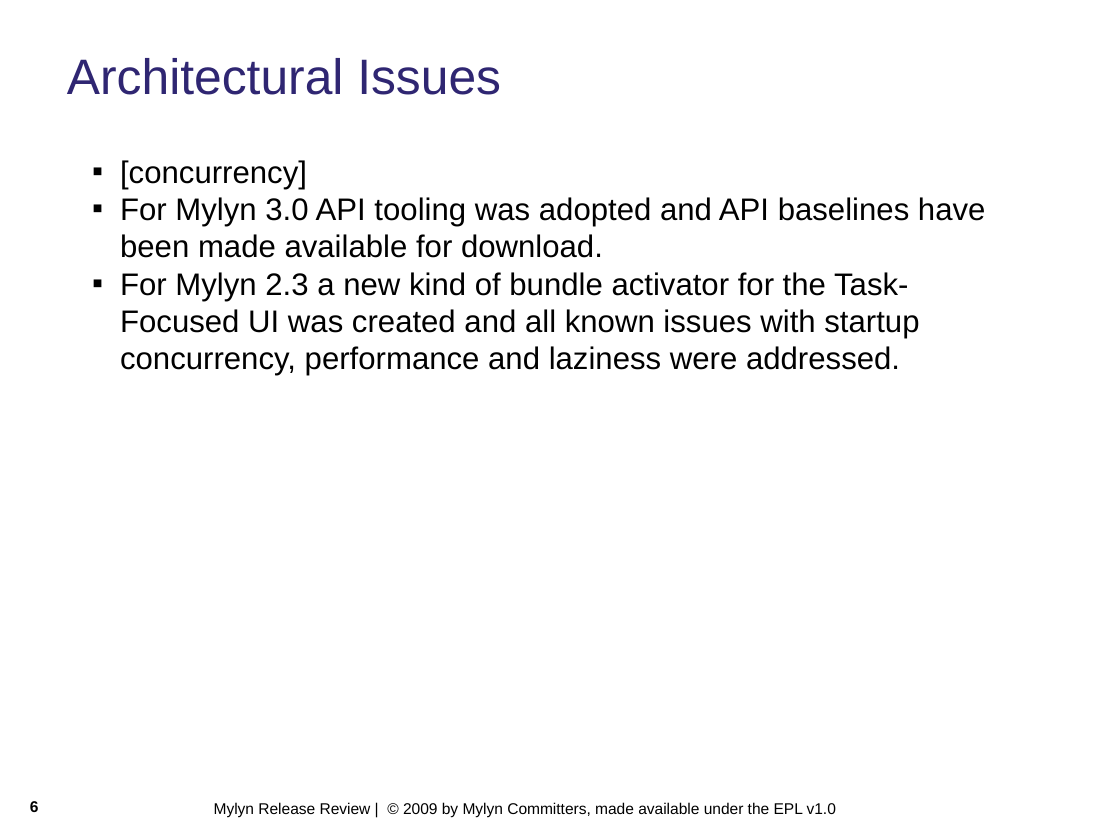
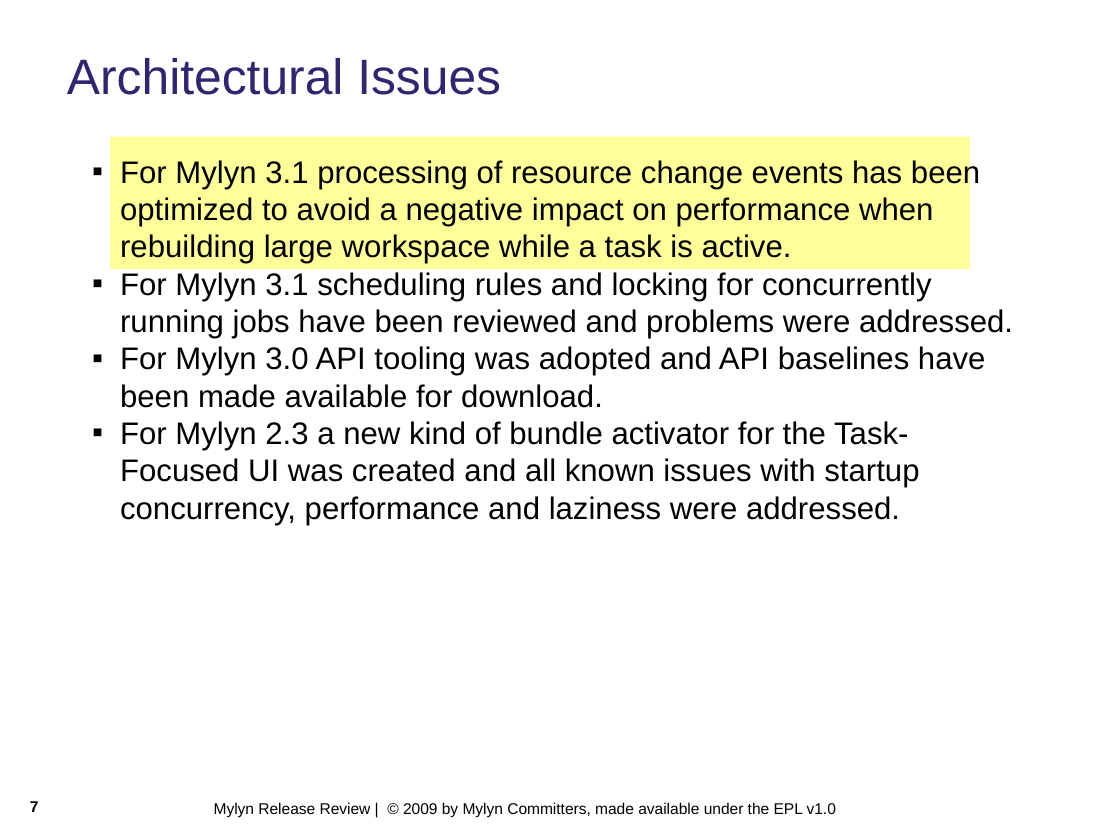
Before and after one commit to eclipse-mylyn/mylyn-website, a slide deck: slide 7 of publications/2009-03-mylyn-3.1-release-review.ppt (slide 6 before the commit). Drawn at 1120x840 pixels with LibreOffice and Linux fonts; fonts in the diff are those of the drawing; background and template pictures are left out. Boxes give left, top, right and bottom in pixels: in the first picture for what was removed or moved away, otherwise in the second. Text is boxed around its words. In the diff, an @@ line names an element or a change of style, - is before the commit and + after.

Commit message:
NEW - bug 263860: prepare Mylyn 3.1 release review https://bugs.eclipse.org/bugs/show_bug.cgi?id=263860

```diff
--- a/publications/2009-03-mylyn-3.1-release-review.ppt
+++ b/publications/2009-03-mylyn-3.1-release-review.ppt
@@ rectangle added at [110, 137, 970, 269], fill #FFFF99 @@
@@ text at [120, 158, 1013, 338]: text changed @@
-▪ [concurrency]
+▪ For Mylyn 3.1 processing of resource change events has been optimized to avoid a negative impact on performance when rebuilding large workspace while a task is active.
+▪ For Mylyn 3.1 scheduling rules and locking for concurrently running jobs have been reviewed and problems were addressed.
@@ page number at [30, 801, 39, 812]: text changed @@
-6
+7
```
Also in this commit, not shown: 13 other slides changed, 3 slides added, 1 slide removed.
